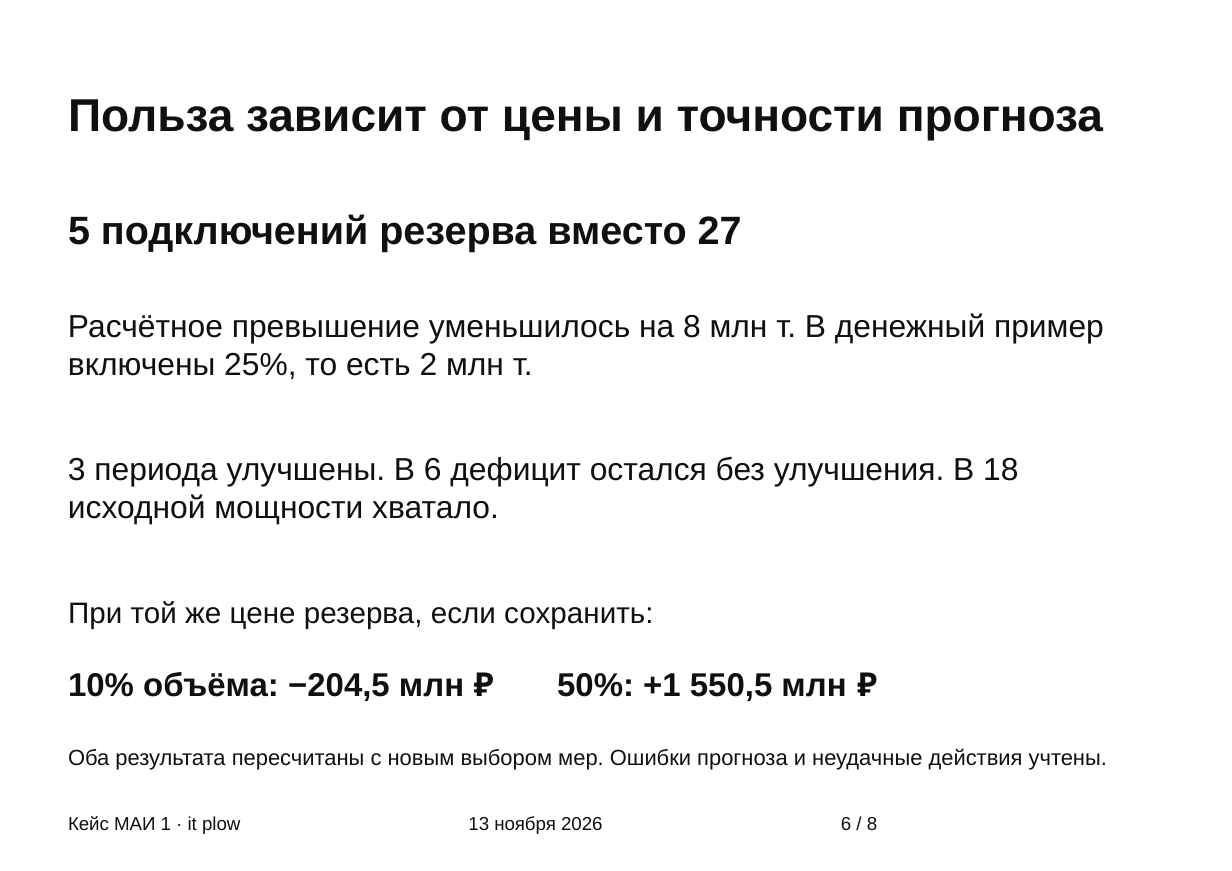
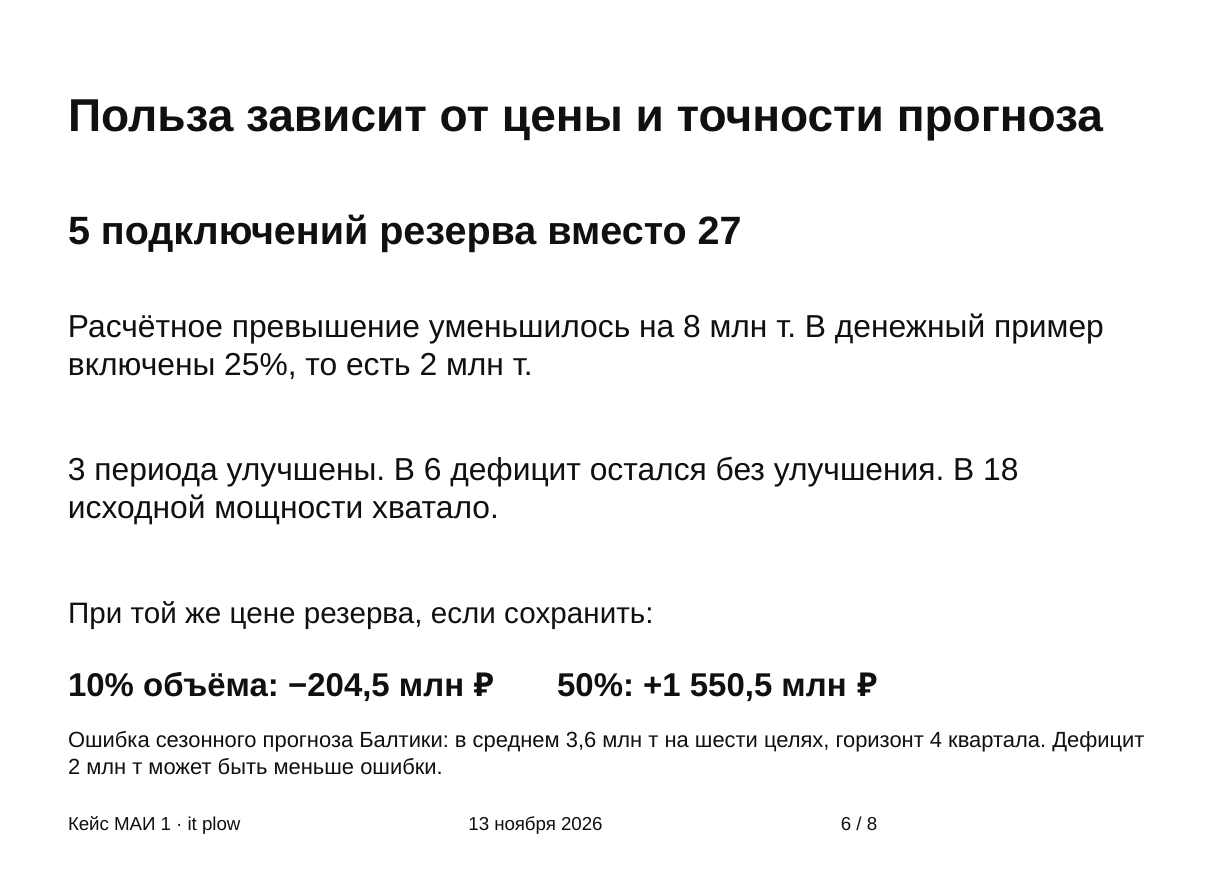
Before and after one commit to Maximoff35/mai-transport-forecast, a slide deck: slide 6 of 02 Защита/Защита.pptx. Drawn at 1232x871 pixels with LibreOffice and Linux fonts; fonts in the diff are those of the drawing. Boxes give left, top, right and bottom in pixels: in the first picture for what was removed or moved away, otherwise in the second. Text is boxed around its words. In the diff, an @@ line names an element or a change of style, - is before the commit and + after.

```diff
--- a/02 Защита/Защита.pptx
+++ b/02 Защита/Защита.pptx
@@ text at (x1=68, y1=731, x2=1144, y2=775): text changed @@
-Оба результата пересчитаны с новым выбором мер. Ошибки прогноза и неудачные действия учтены.
+Ошибка сезонного прогноза Балтики: в среднем 3,6 млн т на шести целях, горизонт 4 квартала. Дефицит 2 млн т может быть меньше ошибки.
```
Also in this commit, not shown: 2 other slides changed, 16 other files.
